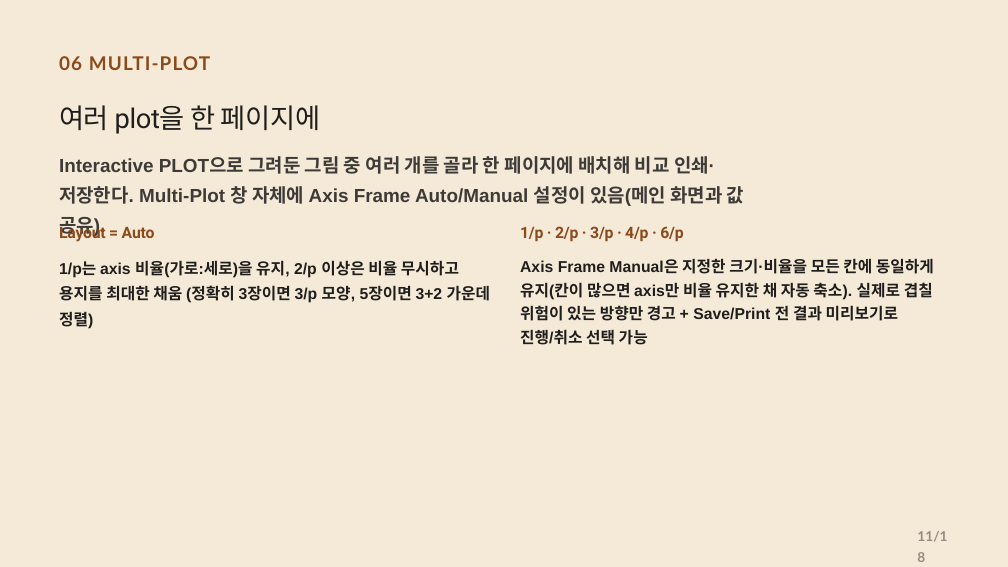
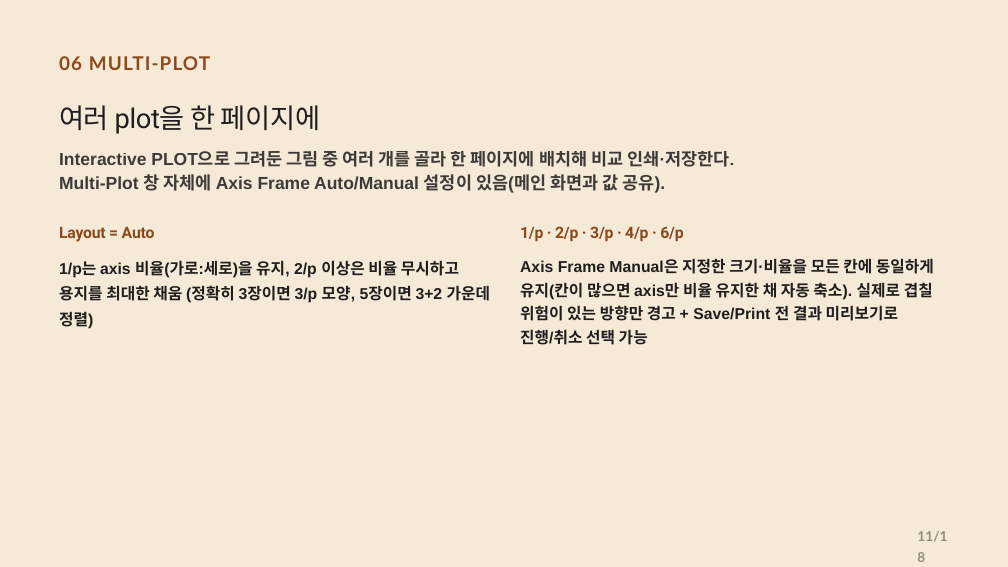
Before and after one commit to CWKIM113/CathPlot_Pub, a slide deck: slide 11 of CathPlot_Deck.pptx. Drawn at 1008x567 pixels with LibreOffice and Linux fonts; fonts in the diff are those of the drawing. Boxes give left, top, right and bottom in pixels: in the first picture for what was removed or moved away, otherwise in the second. Text is boxed around its words. In the diff, an @@ line names an element or a change of style, - is before the commit and + after.

```diff
--- a/CathPlot_Deck.pptx
+++ b/CathPlot_Deck.pptx
@@ text at (59,151,734,193): text changed; size 27 to 25 pt @@
-Interactive PLOT으로 그려둔 그림 중 여러 개를 골라 한 페이지에 배치해 비교 인쇄·저장한다. Multi-Plot 창 자체에 Axis Frame Auto/Manual 설정이 있음(메인 화면과 값 공유).
+Interactive PLOT으로 그려둔 그림 중 여러 개를 골라 한 페이지에 배치해 비교 인쇄·저장한다.
+Multi-Plot 창 자체에 Axis Frame Auto/Manual 설정이 있음(메인 화면과 값 공유).
```
Also in this commit, not shown: 10 other slides changed, 1 other file.
